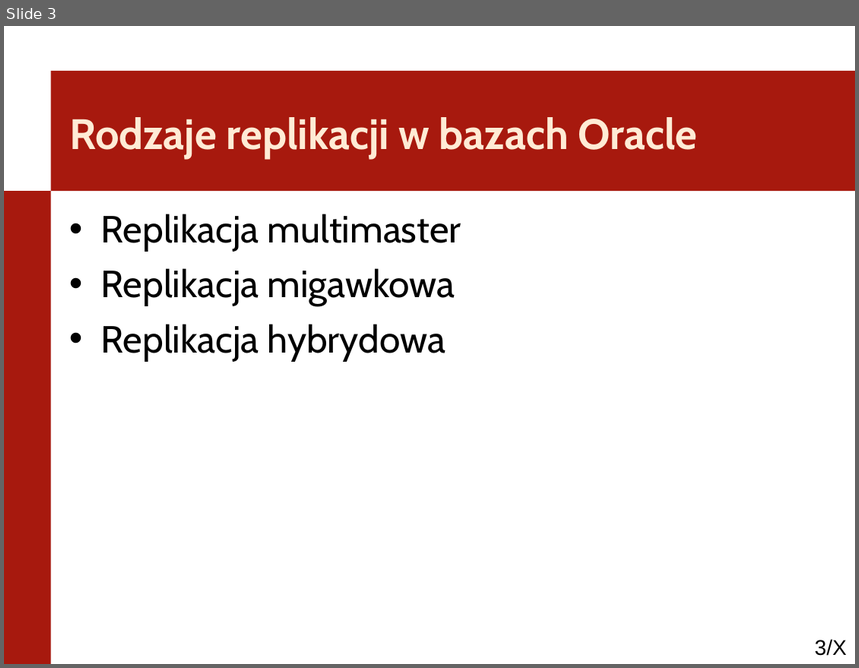
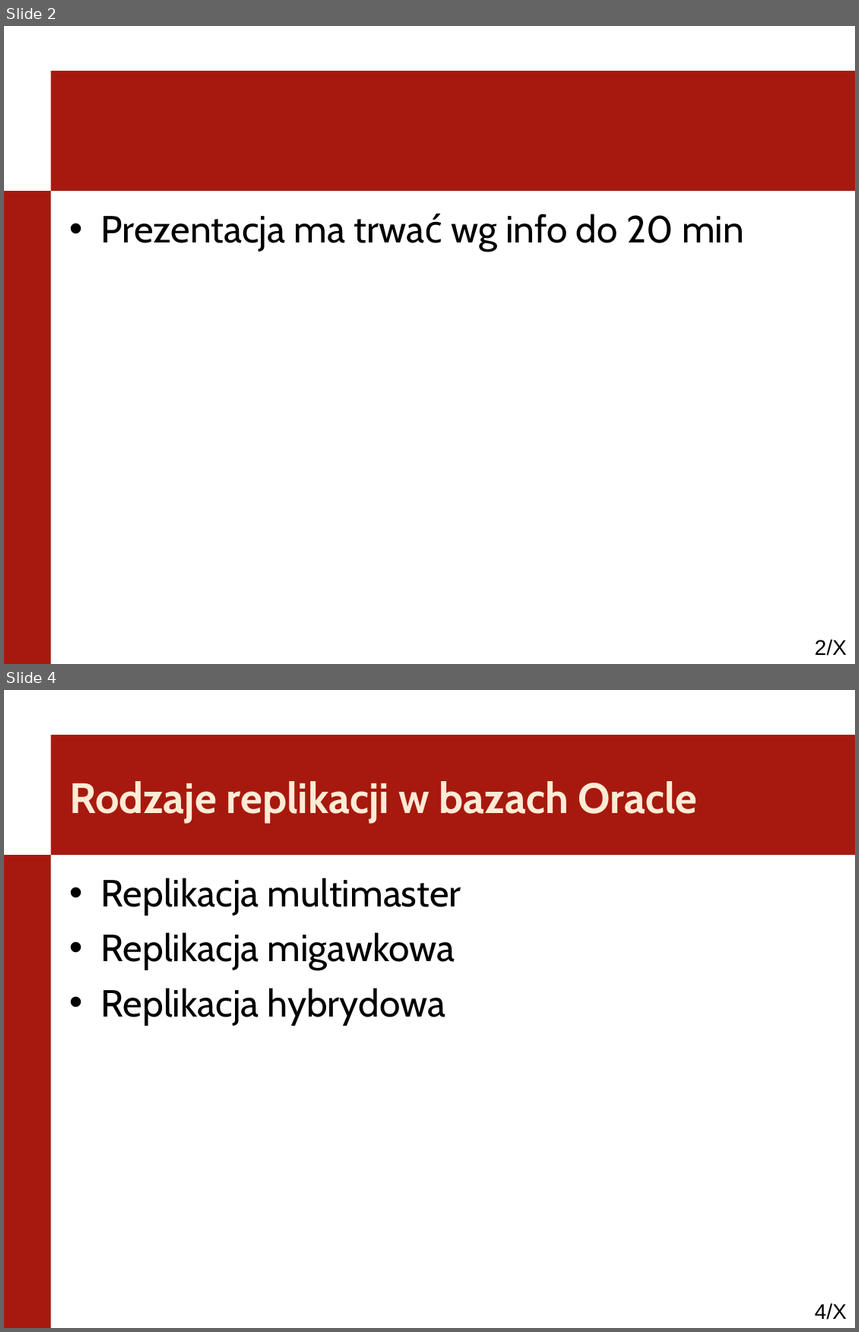
Before and after one commit to kaczanmo/projekt_bd_2013, a slide deck: prezentacja_1/prezentacja_1.ppt. Shown one above the other, each under a label of ours: slide 3 before the commit, slides 2 and 4 after it; the slides between them are not shown. The pictures are 859x668 and 859x1332 pixels, drawn with LibreOffice and Linux fonts; fonts in the diff are those of the drawing; background and template pictures are left out. Boxes give left, top, right and bottom in pixels: in the first picture for what was removed or moved away, otherwise in the second. Text is boxed around its words. In the diff, an @@ line names an element or a change of style, - is before the commit and + after.

```diff
--- a/prezentacja_1/prezentacja_1.ppt
+++ b/prezentacja_1/prezentacja_1.ppt
@@ slide 2 added at <box>4,26,855,664</box>, background #FFFFFF; not listed: 3 template elements that a slide beside it also shows @@
@@ text added at <box>101,214,744,251</box>, 32 pt, text #000000 @@
+• Prezentacja ma trwać wg info do 20 min
@@ what was slide 3 is now slide 4 @@
@@ page number at <box>815,1303,847,1320</box>: text changed @@
-3/X
+4/X
```
Also in this commit, not shown: 3 slides changed, 9 other slides added.
